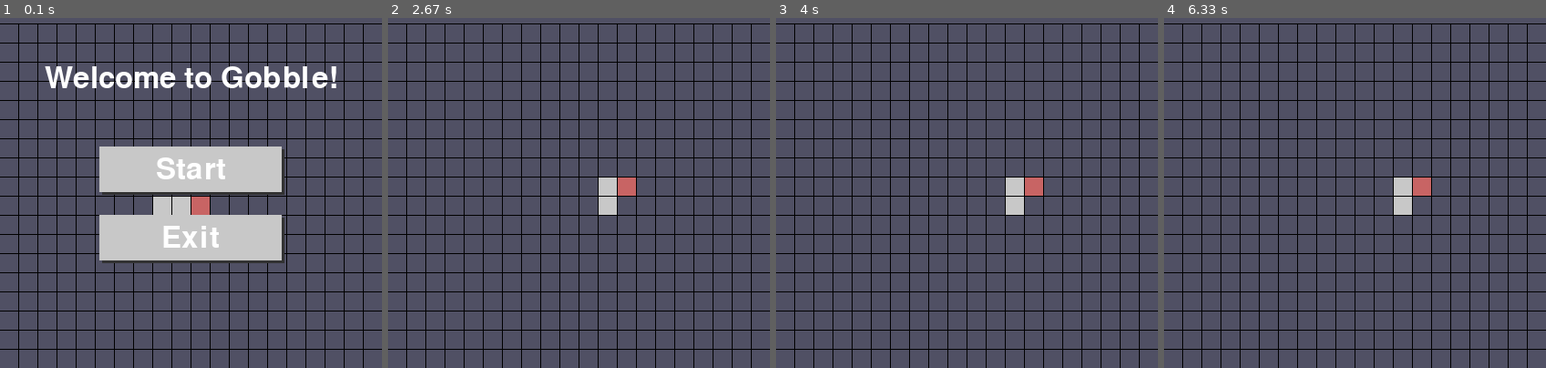
Above: before the commit, frames 1-4 (left to right).
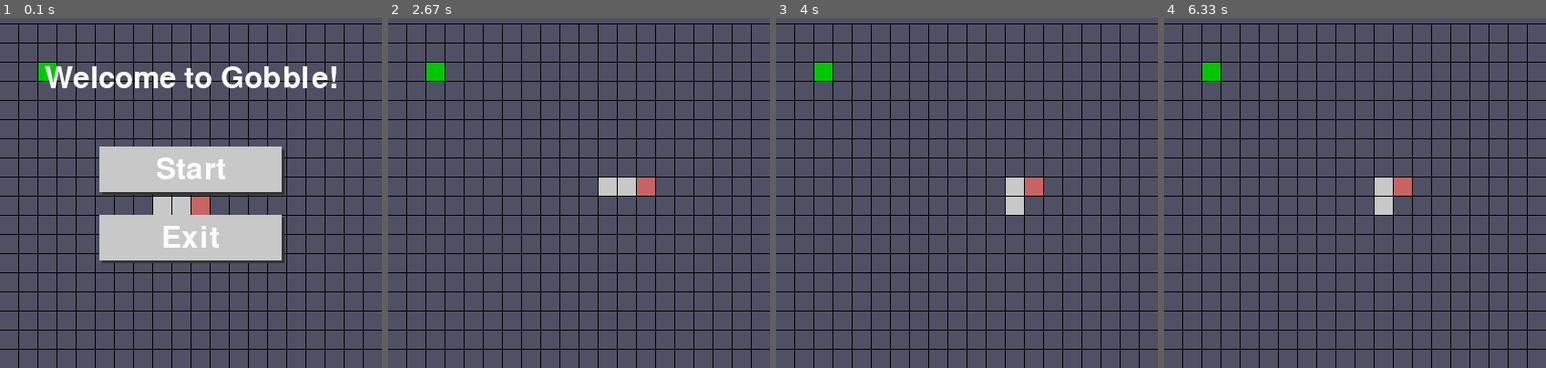
Above: after the commit, the same moments.

Repository: JimmyDurrell/Game_Gobble
Game: pygame game, started from gobble.py
Two runs of this game, one before a commit and one after it. Both use one fixed random seed, a clock stepped at 60 frames per second and the inputs below.
Inputs (mouse positions are in pixels of both pictures, inside the frame that each line leads up to):
- Up to frame 1 (0.1 s): no input
- Up to frame 2 (2.67 s): click (579, 168) at 0.38 s; hold Right 0.67-1.13 s; hold Up 1.17-1.63 s; hold Right 1.67-2.13 s
- Up to frame 3 (4 s): hold Down 2.73-3.03 s; hold Left 3.07-3.47 s; hold Up 3.5-3.87 s; hold Right from 3.9 s (still down)
- Up to frame 4 (6.33 s): release Right at 4.53 s; hold Down 4.57-4.93 s; hold Left 4.97-5.43 s; hold Up 5.97-6.27 s; hold Right from 6.3 s (still down)

The runs differ from the first frame. In frame 1, 0.2% of the frame differs, in the area x 10-15%, y 12-18%; in frame 2, 1.0%; in frame 3, 0.2%; in frame 4, 1.5%, in the area x 10-70%, y 12-57%.

Commit message:
添加了蛇吃食物的动作，但是依旧有很多bug，比如显示、按下方向键去吃食物等

Diff:
--- a/gobble.py
+++ b/gobble.py
@@ -6,7 +6,7 @@
 from pygame_event import pygame_process_event, esc_event
 
 
-def Clear_All():
+def Update_All():
     game_screen.background()
     snake.draw(game_screen)
     food.draw(game_screen)
@@ -14,7 +14,8 @@
 
 def Init_All():
     snake.init()
-    Clear_All()
+    food.create_food(snake)
+    Update_All()
     game_screen.start_menu()
 
 
@@ -32,6 +33,9 @@
                   "mouse": False, "start": False,
                   "default": False}
     last_time = time.time()
+
+    Init_All()
+    pygame.display.update()
     while True:
         word = pygame_process_event(game_screen)
         event_dict[word] = not event_dict[word]
@@ -43,8 +47,15 @@
                     pygame.display.flip()
                     event_dict["enter"] = event_dict["esc"] = event_dict["start"] = False
             else:
-                Clear_All()
+                Update_All()
                 pygame.display.update()
+                """还需要修改"""
+                # if snake.eat_food(food, word):
+                #     snake.eaten = True
+                #     snake.faster()
+                #     snake.longer((food.x, food.y))
+                #     food.create_food(snake)
+
                 if event_dict["up"]:
                     event_dict["up"] = False
                     if snake.is_direction_horizontal():
@@ -68,14 +79,14 @@
                 else:  # 没有按键按下
                     now_time = time.time()
                     if now_time - last_time > snake.speed:
-                        snake.move(snake.direction)
+                        snake.move()
                         last_time = now_time
+
         elif event_dict["mouse"]:
             time.sleep(0.15)
-            Clear_All()
+            Update_All()
             pygame.display.flip()
             event_dict["start"] = True
             event_dict["mouse"] = False
         else:
-            Init_All()
-            pygame.display.update()
+            pass
--- a/snake.py
+++ b/snake.py
@@ -7,7 +7,8 @@
     body_color = (200, 200, 200)
     head_color = (200, 100, 100)
     direction = 'right'
-    speed = 1
+    speed = 0.8
+    eaten = False
 
     def init(self):
         self.clear()
@@ -18,6 +19,28 @@
 
     def reset(self):
         self.init()
+
+    """还需要修改"""
+    def eat_food(self, eaten_food, keyboard: str):
+        # return self[-1] == (eaten_food.x, eaten_food.y)
+        match self.direction:
+            case "up":
+                return (keyboard != "left" and keyboard != "right" and self[-1] == (eaten_food.x, eaten_food.y + 1)) \
+                    or (keyboard == "left" and self[-1] == (eaten_food.x + 1, eaten_food.y))
+            case "down":
+                return self[-1] == (eaten_food.x, eaten_food.y - 1)
+            case "left":
+                return self[-1] == (eaten_food.x + 1, eaten_food.y)
+            case "right":
+                return self[-1] == (eaten_food.x - 1, eaten_food.y)
+            case _:
+                pass
+
+    def faster(self):
+        self.speed -= 0.1
+
+    # def longer(self, loc: tuple):
+    #     self.append(loc)
 
     def is_direction_horizontal(self):
         return self.direction == "left" or self.direction == "right"
@@ -57,8 +80,8 @@
         else:
             self.append((self[-1][0] + 1, self[-1][1]))
 
-    def move(self, direct):
-        match direct:
+    def move(self):
+        match self.direction:
             case "up":
                 self.move_up()
             case "down":
